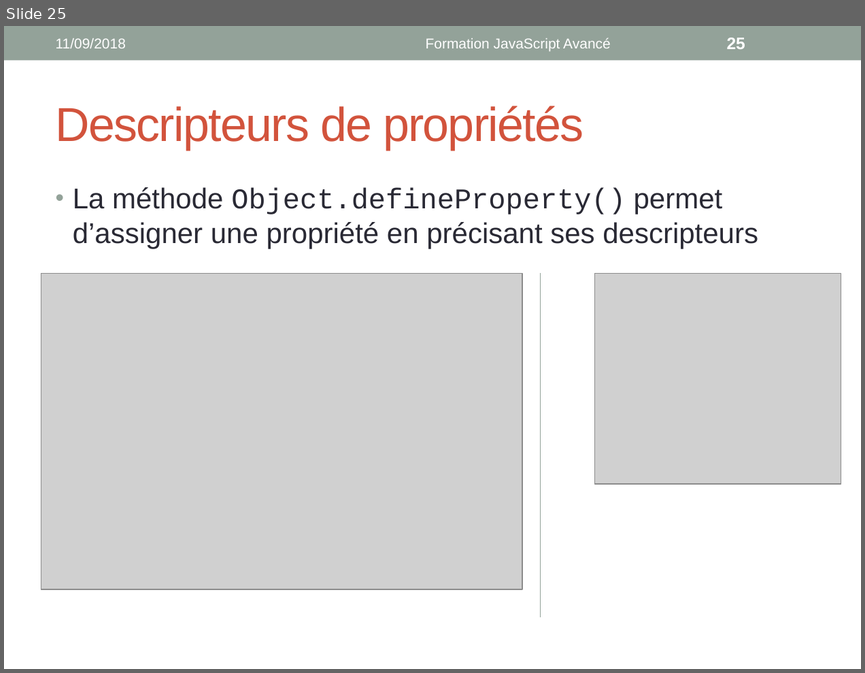
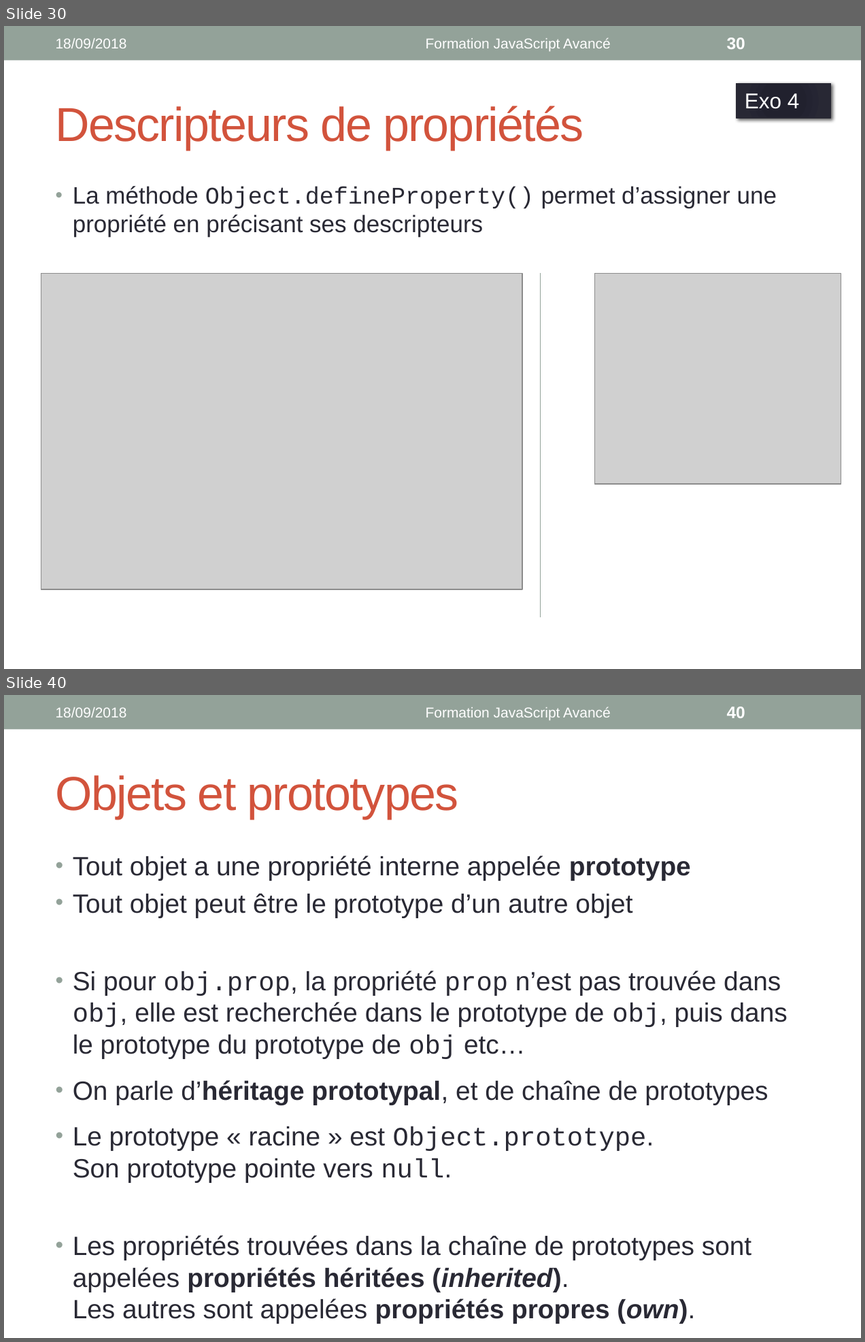
Before and after one commit to worldline/JS-Training, a slide deck: presenter_slides.pptx. Shown one above the other, each under a label of ours: slide 25 before the commit, slides 30 and 40 after it; the slides between them are not shown. The pictures are 865x673 and 865x1342 pixels, drawn with LibreOffice and Linux fonts; fonts in the diff are those of the drawing; grey boxes stand for pictures. Boxes give left, top, right and bottom in pixels: in the first picture for what was removed or moved away, otherwise in the second. Text is boxed around its words. In the diff, an @@ line names an element or a change of style, - is before the commit and + after.

```diff
--- a/presenter_slides.pptx
+++ b/presenter_slides.pptx
@@ slide 40 added at bbox=[4, 695, 861, 1338], background #FFFFFF; not listed: 1 template element that a slide beside it also shows @@
@@ text added at bbox=[56, 707, 127, 717], 12 pt, text #FFFFFF @@
+18/09/2018
@@ text added at bbox=[426, 707, 611, 720], 12 pt, text #FFFFFF @@
+Formation JavaScript Avancé
@@ page number added at bbox=[727, 707, 745, 718], 14 pt, text #FFFFFF, bold @@
+40
@@ title added at bbox=[56, 775, 459, 819], 40 pt, text #D2533C @@
+Objets et prototypes
@@ text added at bbox=[73, 855, 787, 1291], 22.2 pt, text #292934 @@
+• Tout objet a une propriété interne appelée prototype
+• Tout objet peut être le prototype d’un autre objet
+• Si pour obj.prop, la propriété prop n’est pas trouvée dans obj, elle est recherchée dans le prototype de obj, puis dans le prototype du prototype de obj etc…
+• On parle d’héritage prototypal, et de chaîne de prototypes
+• Le prototype « racine » est Object.prototype.
+  Son prototype pointe vers null.
+• Les propriétés trouvées dans la chaîne de prototypes sont appelées propriétés héritées (inherited).
+  Les autres sont appelées propriétés propres (own).
@@ what was slide 25 is now slide 30 @@
@@ slide 30 changed as well @@
@@ text at bbox=[56, 38, 127, 48]: text changed @@
-11/09/2018
+18/09/2018
@@ page number at bbox=[727, 38, 745, 49]: text changed @@
-25
+30
@@ rectangle added at bbox=[736, 83, 830, 118], fill gradient #21212F to #21212E to #252534 to #292934, outline #292934 0.75 pt, 18 pt, text #FFFFFF @@
+Exo 4
@@ text "La méthode Object.defineProperty() permet d’assigner ..." at bbox=[73, 186, 776, 237]: size 24 to 20 pt @@
```
Also in this commit, not shown: 30 other slides changed, 39 other slides added.
